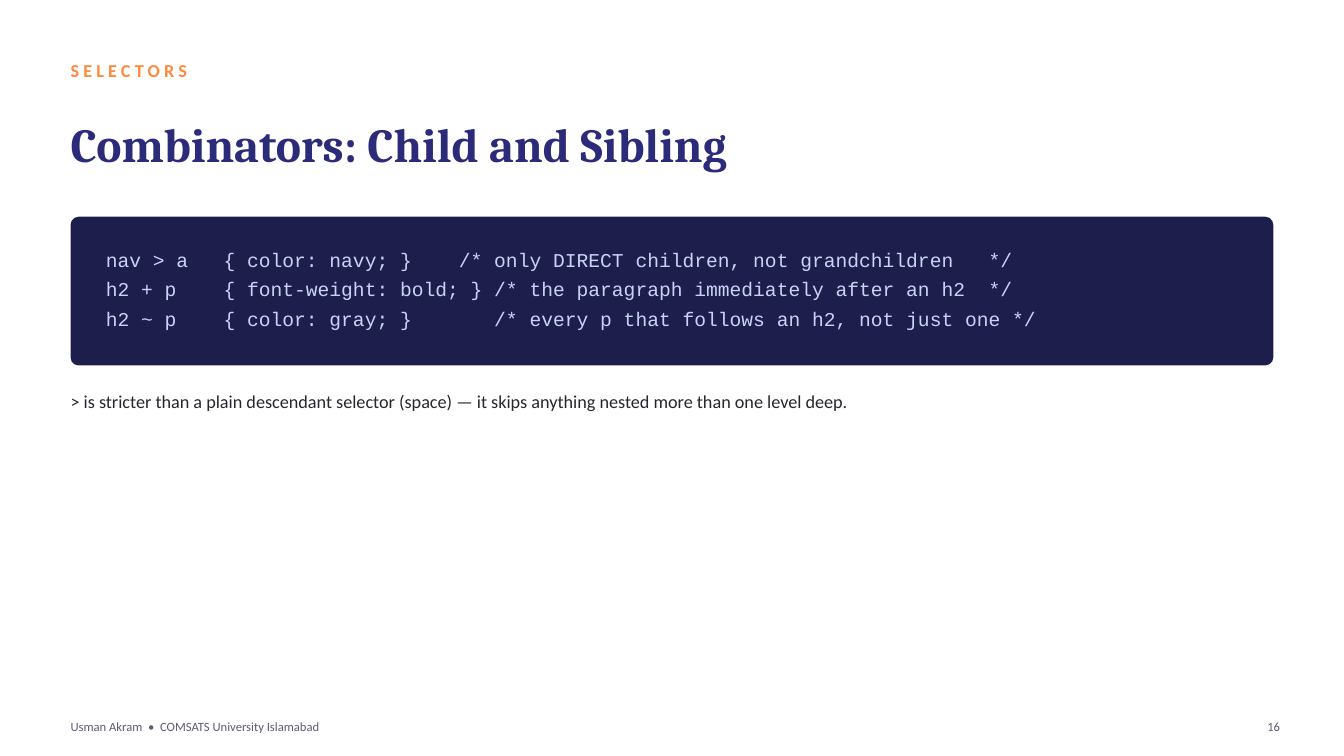
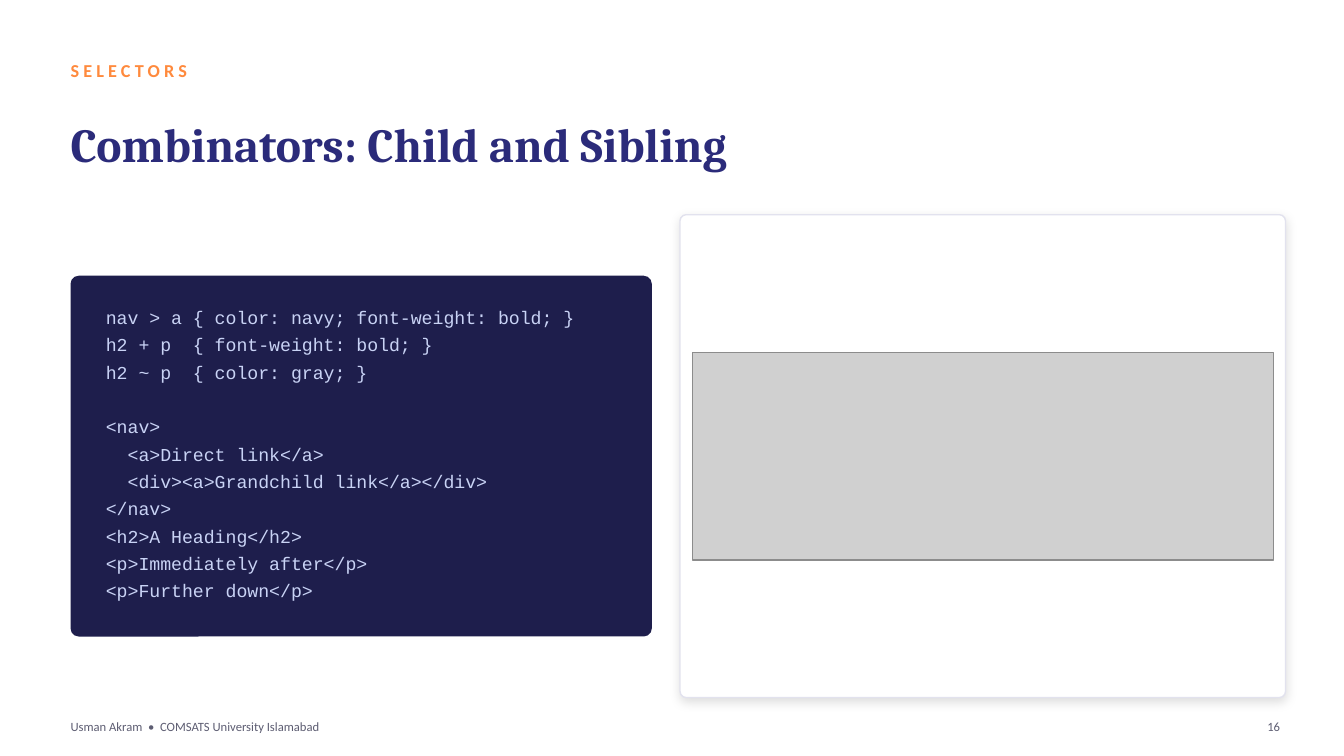
Before and after one commit to mua22/mern-web-book, a slide deck: slide 16 of slides/CSC336-Lecture-05-CSS-Fundamentals.pptx. Drawn at 1344x756 pixels with LibreOffice and Linux fonts; fonts in the diff are those of the drawing; grey boxes stand for pictures. Boxes give left, top, right and bottom in pixels: in the first picture for what was removed or moved away, otherwise in the second. Text is boxed around its words. In the diff, an @@ line names an element or a change of style, - is before the commit and + after.

```diff
--- a/slides/CSC336-Lecture-05-CSS-Fundamentals.pptx
+++ b/slides/CSC336-Lecture-05-CSS-Fundamentals.pptx
@@ rounded rectangle removed at (71,217,1273,366) @@
@@ rounded rectangle added at (681,215,1287,698), fill #FFFFFF, outline #E2E2EE 1 pt @@
@@ text removed at (106,253,1000,330) @@
-nav > a { color: navy; } /* only DIRECT children, not grandchildren */
-h2 + p { font-weight: bold; } /* the paragraph immediately after an h2 */
-h2 ~ p { color: gray; } /* every p that follows an h2, not just one */
@@ rounded rectangle added at (71,276,652,637), fill #1E1E4C @@
@@ text added at (106,311,552,601), 13 pt, text #C9D3F5 @@
+nav > a { color: navy; font-weight: bold; }
+h2 + p { font-weight: bold; }
+h2 ~ p { color: gray; }
+<nav>
+<a>Direct link</a>
+<div><a>Grandchild link</a></div>
+</nav>
+<h2>A Heading</h2>
+<p>Immediately after</p>
+<p>Further down</p>
@@ picture added at (693,352,1274,560) @@
@@ text removed at (84,395,848,411) @@
-> is stricter than a plain descendant selector (space) — it skips anything nested more than one level deep.
```
Also in this commit, not shown: 9 other slides changed, 1 slide added, 6 other files.
